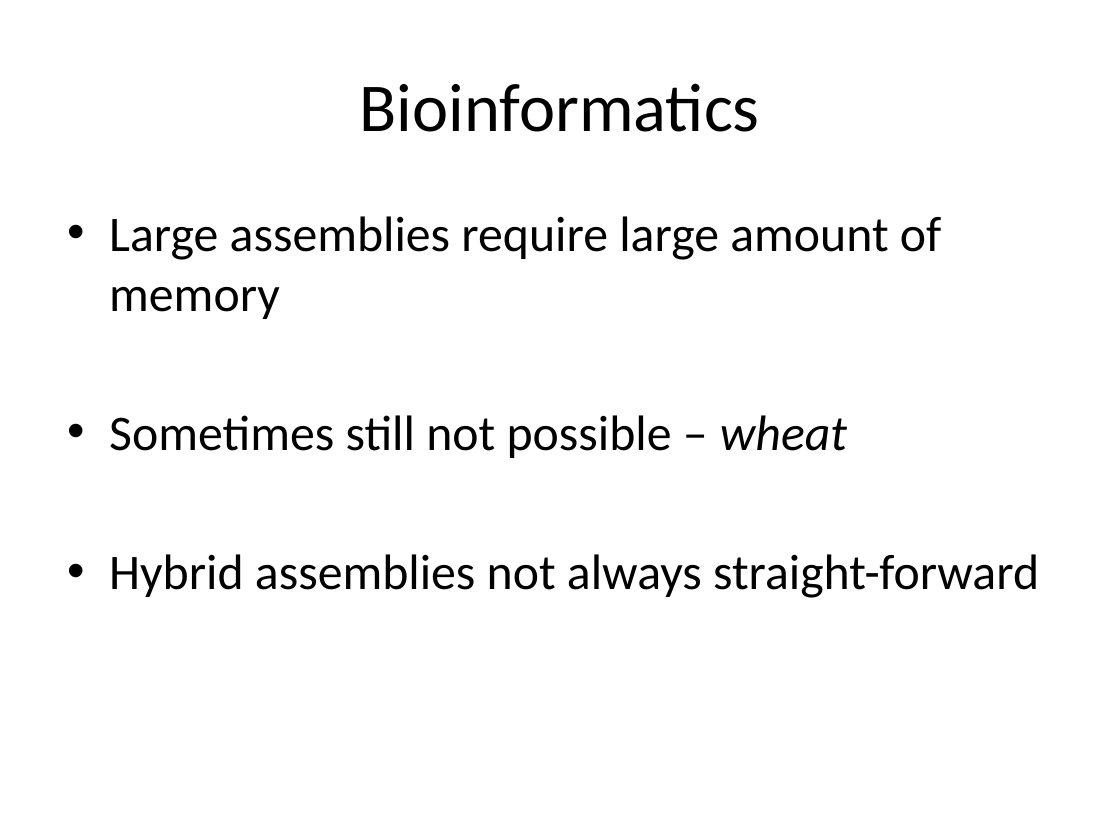
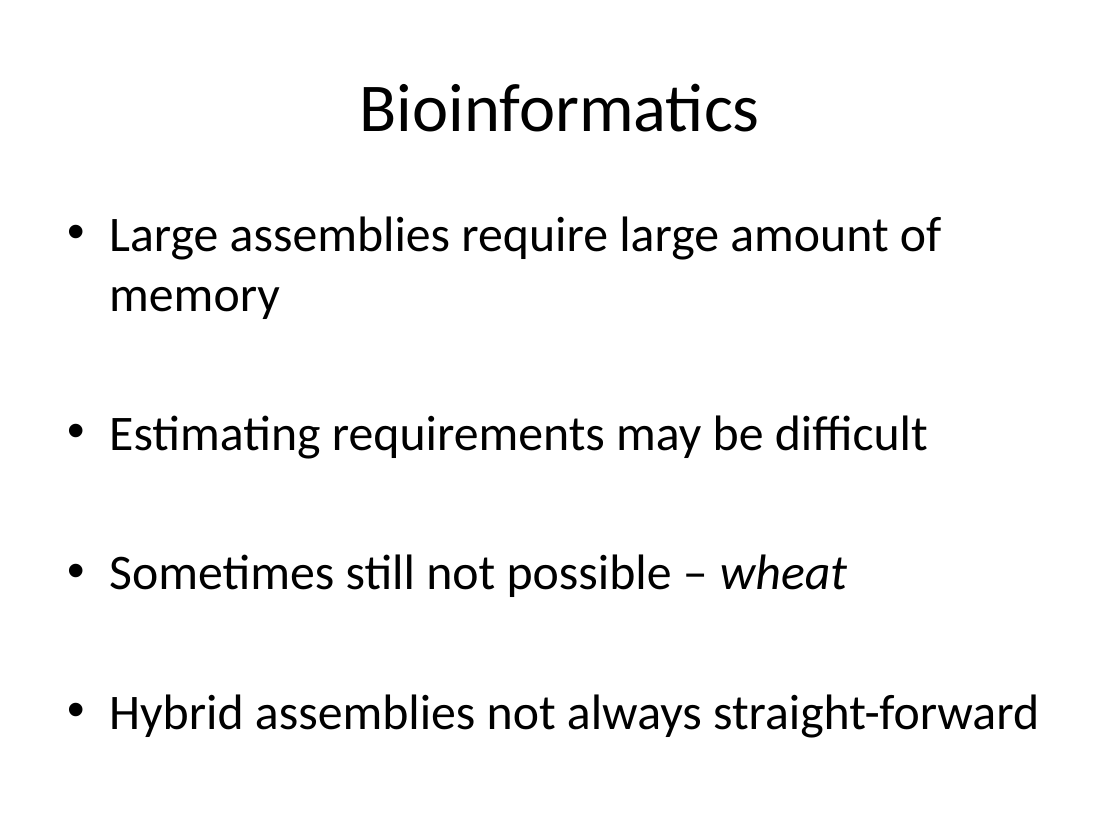
Before and after one commit to lexnederbragt/denovo-assembly-tutorial, a slide deck: slide 13 of presentations/Lecture_2_Planning_a_Sequencing_Experiment.pptx. Drawn at 1120x840 pixels with LibreOffice and Linux fonts; fonts in the diff are those of the drawing. Boxes give left, top, right and bottom in pixels: in the first picture for what was removed or moved away, otherwise in the second. Text is boxed around its words. In the diff, an @@ line names an element or a change of style, - is before the commit and + after.

```diff
--- a/presentations/Lecture_2_Planning_a_Sequencing_Experiment.pptx
+++ b/presentations/Lecture_2_Planning_a_Sequencing_Experiment.pptx
@@ text at [109, 415, 928, 459]: paragraph added @@
+• Estimating requirements may be difficult
```
Also in this commit, not shown: 8 other slides changed, 2 other files.
